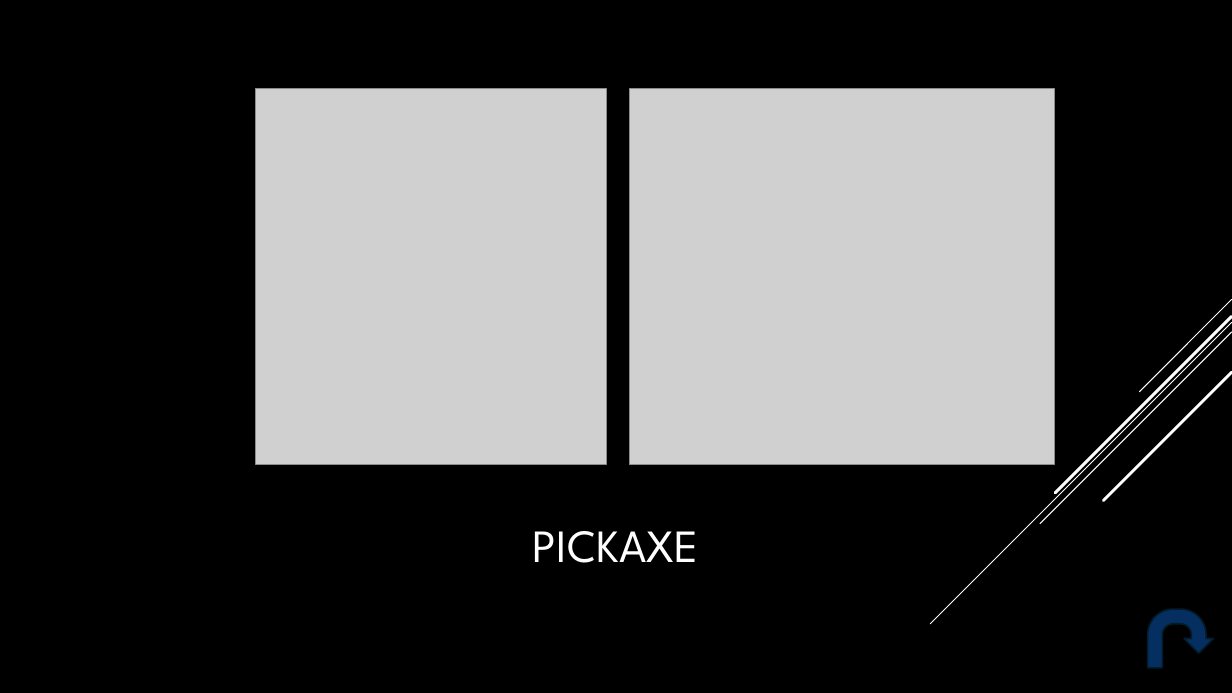
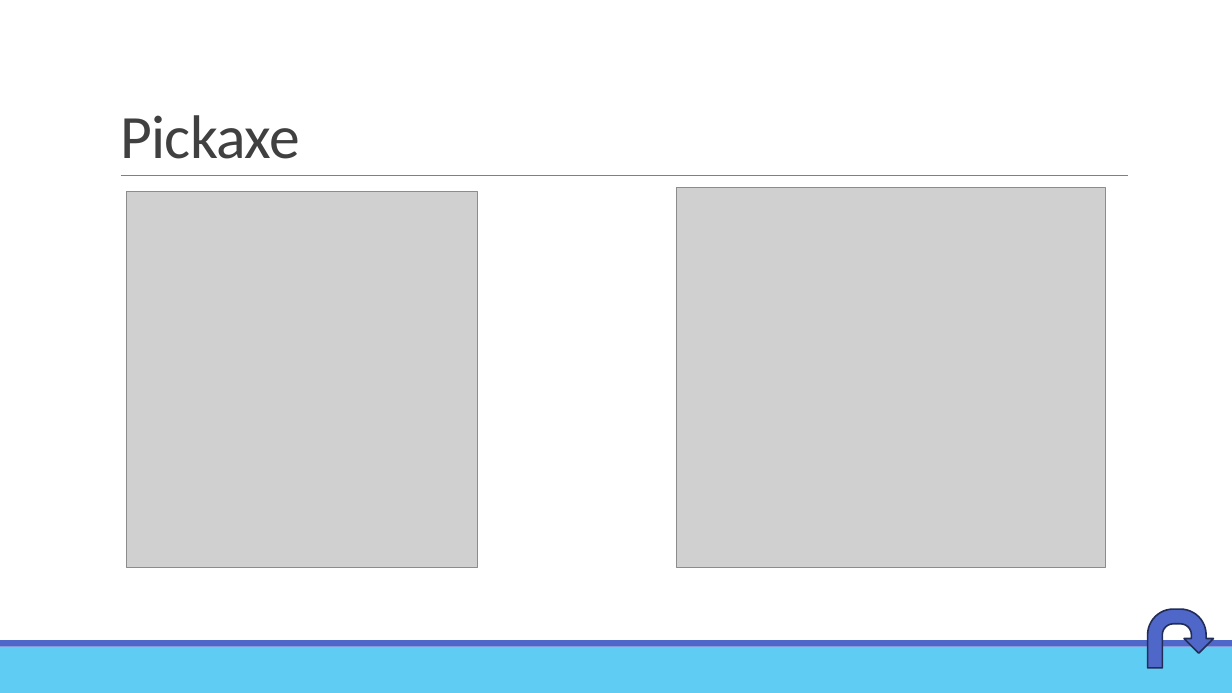
Before and after one commit to 24tweikel/TkInterTutorial, a slide deck: slide 8 of tkinter.pptx. Drawn at 1232x693 pixels with LibreOffice and Linux fonts; fonts in the diff are those of the drawing; grey boxes stand for pictures. Boxes give left, top, right and bottom in pixels: in the first picture for what was removed or moved away, otherwise in the second. Text is boxed around its words. In the diff, an @@ line names an element or a change of style, - is before the commit and + after.

```diff
--- a/tkinter.pptx
+++ b/tkinter.pptx
@@ background #000000 to #FFFFFF @@
@@ title at bbox=[120, 115, 300, 159]: text changed; size 36 to 48 pt; font League Spartan to Calibri; text colour #FFFFFF to #404040 @@
-PICKAXE
+Pickaxe
@@ line added from (121, 176) to (1128, 176), #808080 0.5 pt @@
@@ picture: place and size @@
-picture at bbox=[256, 89, 607, 464]
+picture at bbox=[127, 192, 478, 567]
@@ picture: place and size @@
-picture at bbox=[629, 89, 1055, 464]
+picture at bbox=[677, 188, 1106, 567]
@@ group removed at bbox=[931, 299, 1232, 624]: 5 lines @@
@@ uturn arrow at bbox=[1148, 609, 1214, 668]: fill #052F61 to #4E67C8; outline #021E2B 1.25 pt to #222D58 1.25 pt @@
@@ rectangle added at bbox=[0, 647, 1232, 693], fill #5ECCF3 @@
@@ rectangle added at bbox=[0, 640, 1232, 647], fill #4E67C8 @@
```
Also in this commit, not shown: 9 other slides changed, 1 slide added, 1 slide removed.
